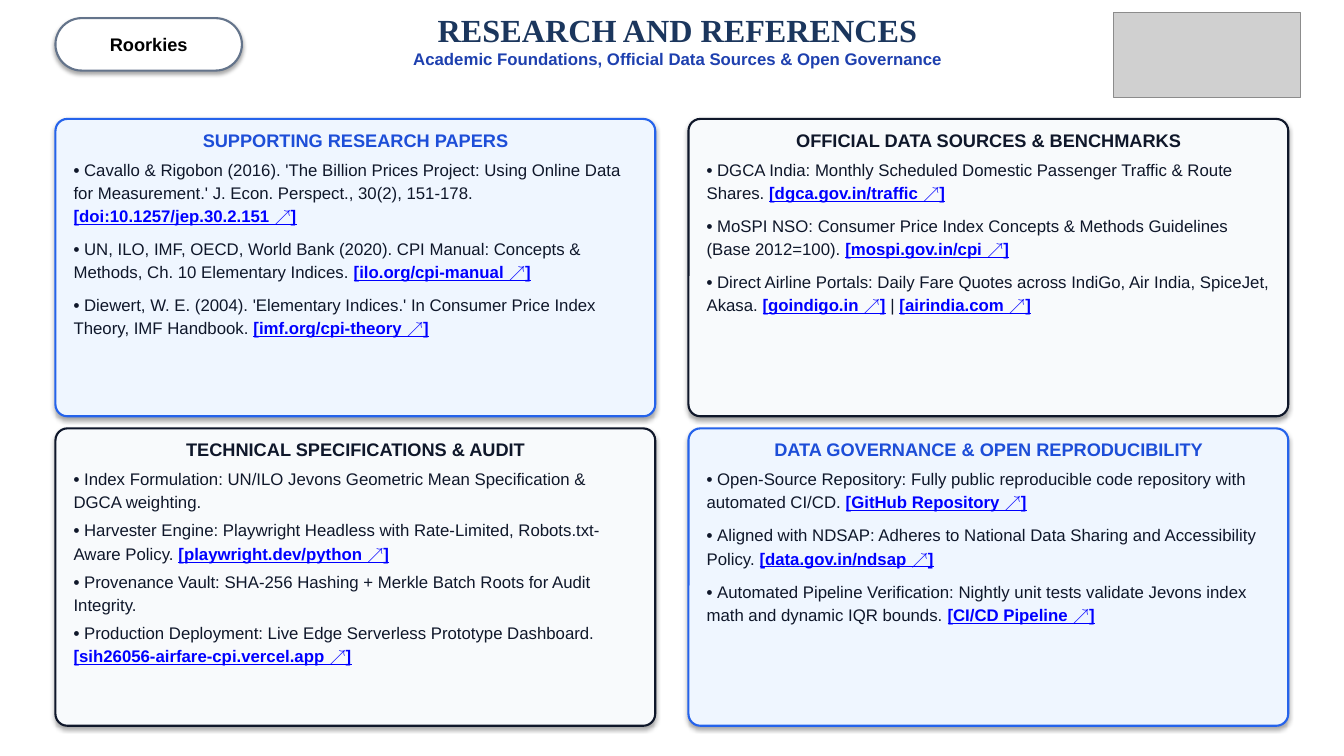
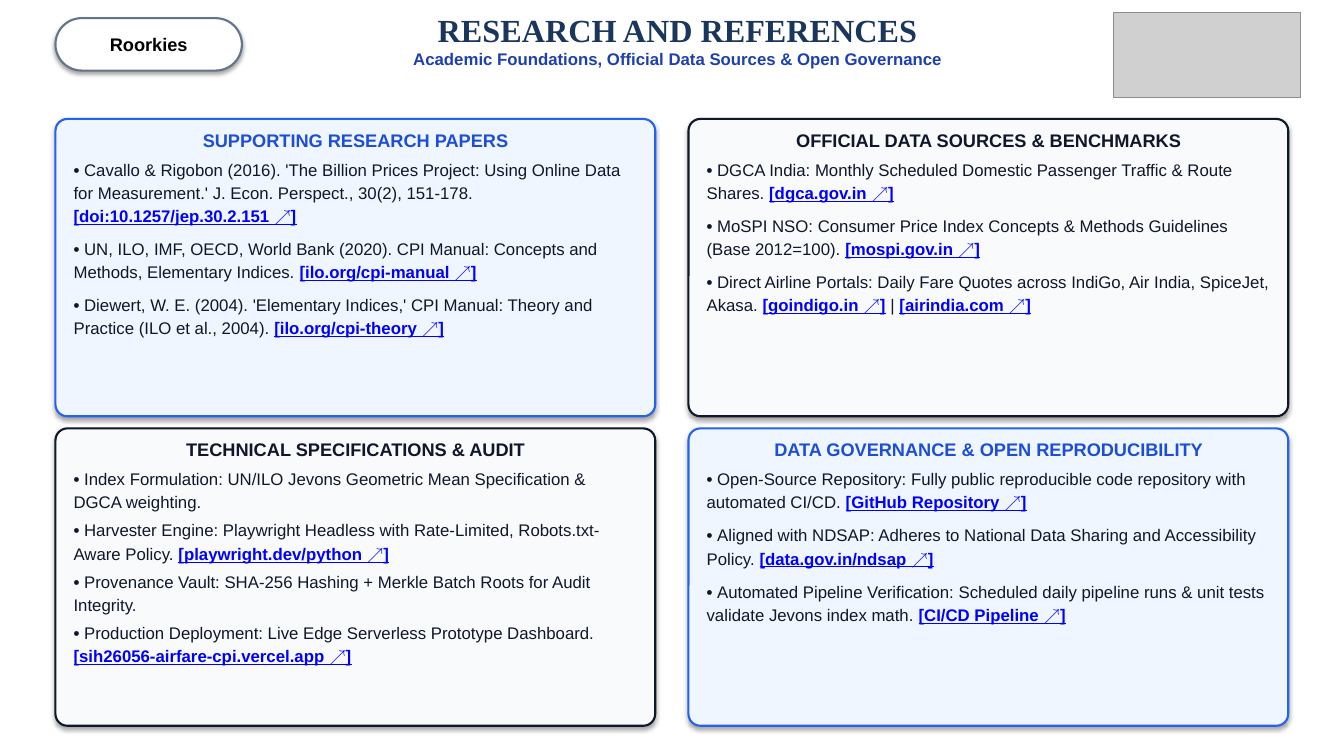
Before and after one commit to oshshivish-tech/sih26056_airfare_cpi, a slide deck: slide 6 of public/AirIntel_India_SIH26056_Presentation.pptx. Drawn at 1344x756 pixels with LibreOffice and Linux fonts; fonts in the diff are those of the drawing; grey boxes stand for pictures. Boxes give left, top, right and bottom in pixels: in the first picture for what was removed or moved away, otherwise in the second. Text is boxed around its words. In the diff, an @@ line names an element or a change of style, - is before the commit and + after.

Commit message:
fix(presentation): apply exact text edits across S3, S4, S5, S6 per audit checklist

```diff
--- a/public/AirIntel_India_SIH26056_Presentation.pptx
+++ b/public/AirIntel_India_SIH26056_Presentation.pptx
@@ text at bbox=[707, 164, 1232, 259]: text changed @@
-• DGCA India: Monthly Scheduled Domestic Passenger Traffic & Route Shares. [dgca.gov.in/traffic ↗]
-• MoSPI NSO: Consumer Price Index Concepts & Methods Guidelines (Base 2012=100). [mospi.gov.in/cpi ↗]
+• DGCA India: Monthly Scheduled Domestic Passenger Traffic & Route Shares. [dgca.gov.in ↗]
+• MoSPI NSO: Consumer Price Index Concepts & Methods Guidelines (Base 2012=100). [mospi.gov.in ↗]
@@ text at bbox=[74, 243, 597, 338]: text changed @@
-• UN, ILO, IMF, OECD, World Bank (2020). CPI Manual: Concepts & Methods, Ch. 10 Elementary Indices. [ilo.org/cpi-manual ↗]
-• Diewert, W. E. (2004). 'Elementary Indices.' In Consumer Price Index Theory, IMF Handbook. [imf.org/cpi-theory ↗]
+• UN, ILO, IMF, OECD, World Bank (2020). CPI Manual: Concepts and Methods, Elementary Indices. [ilo.org/cpi-manual ↗]
+• Diewert, W. E. (2004). 'Elementary Indices,' CPI Manual: Theory and Practice (ILO et al., 2004). [ilo.org/cpi-theory ↗]
@@ text at bbox=[707, 586, 1264, 625]: text changed @@
-• Automated Pipeline Verification: Nightly unit tests validate Jevons index math and dynamic IQR bounds. [CI/CD Pipeline ↗]
+• Automated Pipeline Verification: Scheduled daily pipeline runs & unit tests validate Jevons index math. [CI/CD Pipeline ↗]
```
Also in this commit, not shown: 3 other slides changed, 6 other files.
